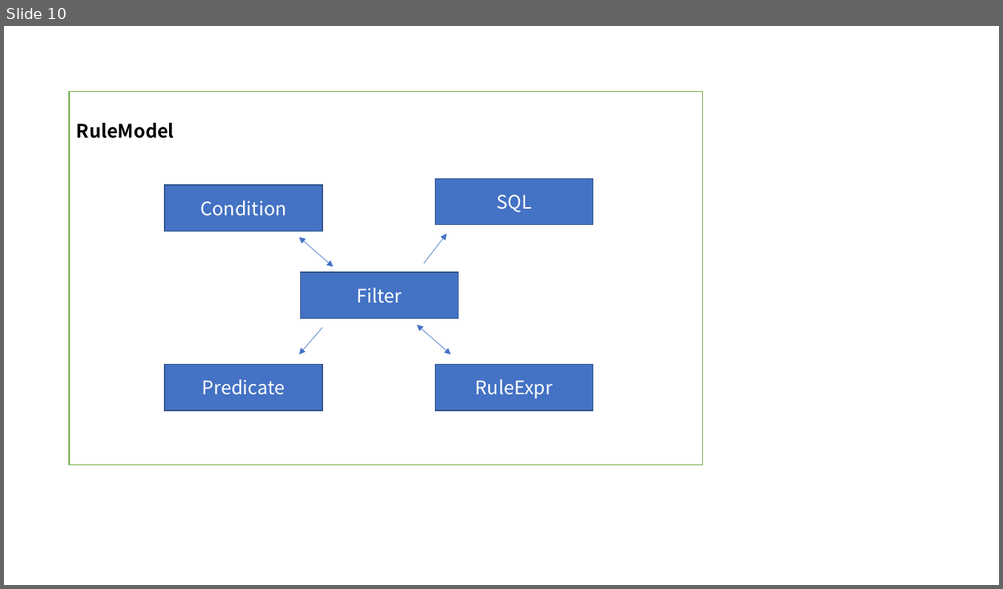
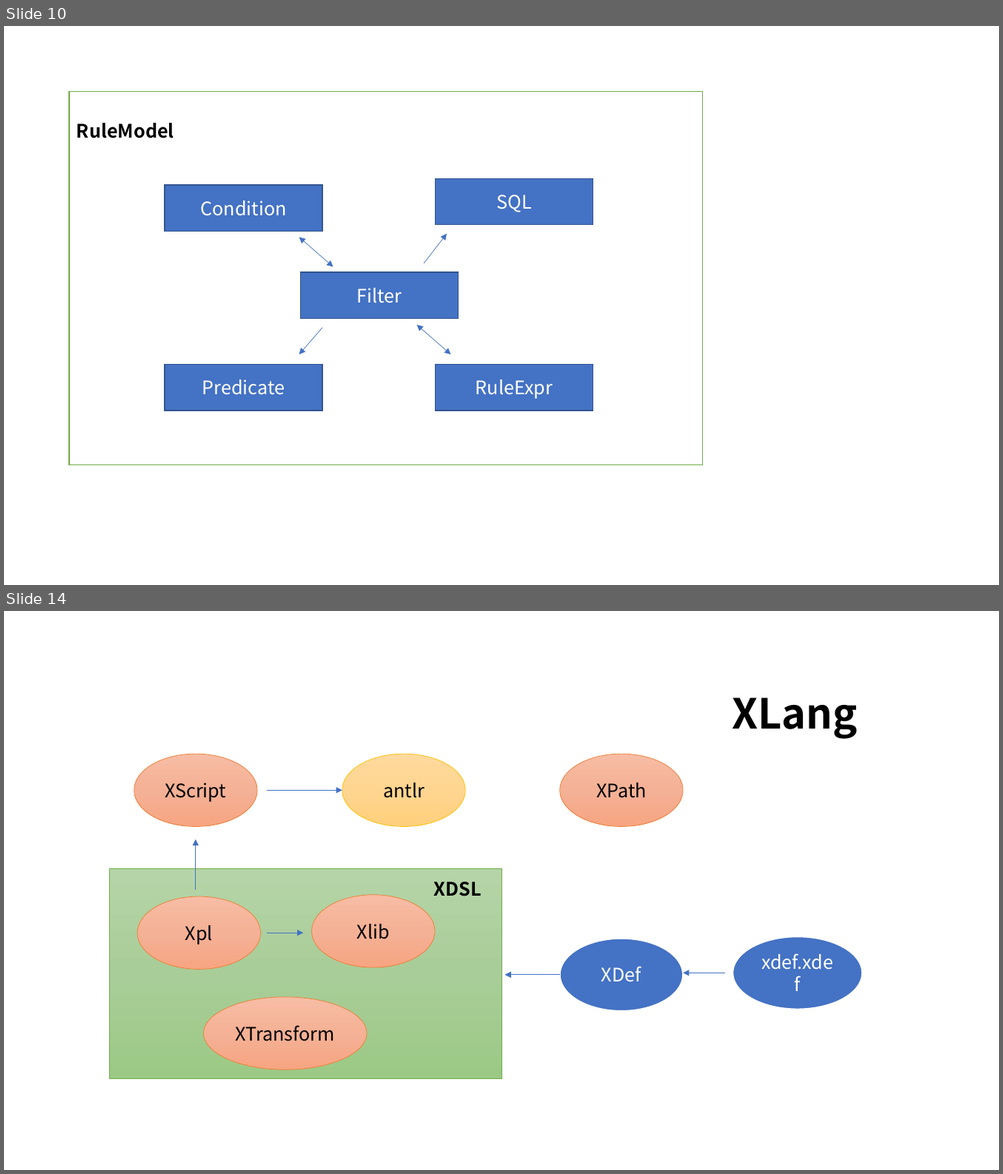
Before and after one commit to nop-platform/nop-entropy-docs, a slide deck: src/ppt/ref-images.pptx. Shown one above the other, each under a label of ours: slide 10 before the commit, slides 10 and 14 after it; the slides between them are not shown. The pictures are 1003x589 and 1003x1174 pixels, drawn with LibreOffice and Linux fonts; fonts in the diff are those of the drawing. Boxes give left, top, right and bottom in pixels: in the first picture for what was removed or moved away, otherwise in the second. Text is boxed around its words. In the diff, an @@ line names an element or a change of style, - is before the commit and + after.

```diff
--- a/src/ppt/ref-images.pptx
+++ b/src/ppt/ref-images.pptx
@@ slide 14 added at (x1=4, y1=611, x2=999, y2=1170), background #FFFFFF @@
@@ text added at (x1=732, y1=698, x2=858, y2=739), 40 pt, text #000000, bold @@
+XLang
@@ ellipse added at (x1=134, y1=755, x2=257, y2=827), fill gradient #F7BDA5 to #F5B196 to #F8A582, outline #ED7D31 0.5 pt, 18 pt, text #000000 @@
+XScript
@@ ellipse added at (x1=342, y1=755, x2=465, y2=827), fill gradient #FFDB9E to #FFD590 to #FFD07C, outline #FFC000 0.5 pt, 18 pt, text #000000 @@
+antlr
@@ ellipse added at (x1=560, y1=755, x2=683, y2=827), fill gradient #F7BDA5 to #F5B196 to #F8A582, outline #ED7D31 0.5 pt, 18 pt, text #000000 @@
+XPath
@@ arrow added from (267, 790) to (342, 790), #4472C4 0.5 pt @@
@@ arrow added from (196, 890) to (196, 840), #4472C4 0.5 pt @@
@@ rectangle added at (x1=110, y1=869, x2=502, y2=1079), fill gradient #B5D5A7 to #AACE9A to #9CC987, outline #70AD47 0.5 pt @@
@@ ellipse added at (x1=137, y1=897, x2=261, y2=970), fill gradient #F7BDA5 to #F5B196 to #F8A582, outline #ED7D31 0.5 pt, 18 pt, text #000000 @@
+Xpl
@@ ellipse added at (x1=311, y1=895, x2=435, y2=968), fill gradient #F7BDA5 to #F5B196 to #F8A582, outline #ED7D31 0.5 pt, 18 pt, text #000000 @@
+Xlib
@@ text added at (x1=434, y1=882, x2=481, y2=897), 18 pt, text #000000, bold @@
+XDSL
@@ arrow added from (267, 934) to (303, 934), #4472C4 0.5 pt @@
@@ ellipse added at (x1=560, y1=939, x2=683, y2=1011), fill #4472C4, outline #FFFFFF 1.5 pt, 18 pt, text #FFFFFF @@
+XDef
@@ ellipse added at (x1=732, y1=937, x2=862, y2=1010), fill #4472C4, outline #FFFFFF 1.5 pt, 18 pt, text #FFFFFF @@
+xdef.xdef
@@ arrow added from (560, 975) to (505, 975), #4472C4 0.5 pt @@
@@ arrow added from (725, 974) to (683, 974), #4472C4 0.5 pt @@
@@ ellipse added at (x1=203, y1=997, x2=367, y2=1071), fill gradient #F7BDA5 to #F5B196 to #F8A582, outline #ED7D31 0.5 pt, 18 pt, text #000000 @@
+XTransform
```
Also in this commit, not shown: 3 other slides added, 11 other files.
